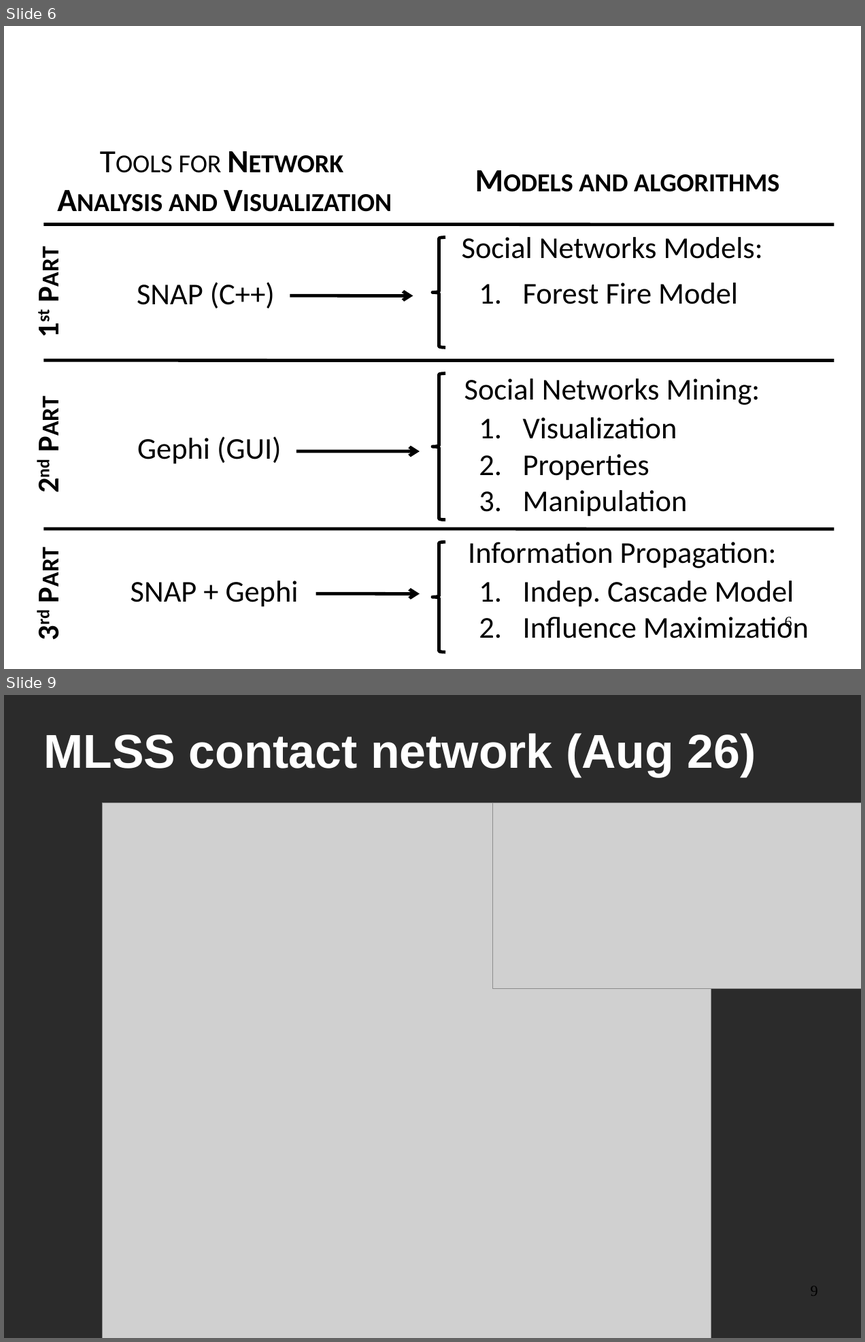
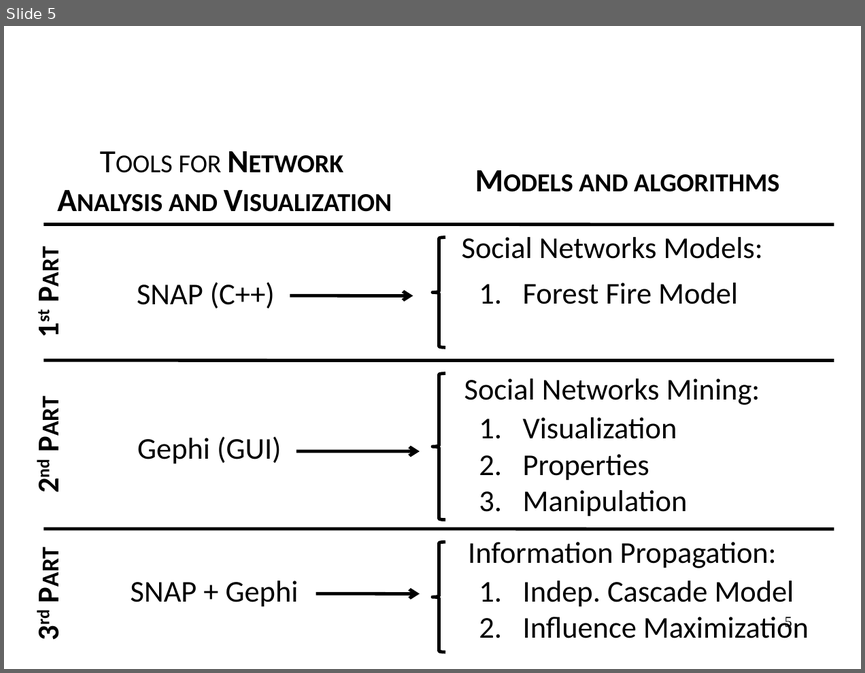
Before and after one commit to Networks-Learning/MLSS-2017, a slide deck: mlss-17-networks.pptx. Shown one above the other, each under a label of ours: slides 6 and 9 before the commit, slide 5 after it; the slides between them are not shown. The pictures are 865x1342 and 865x673 pixels, drawn with LibreOffice and Linux fonts; fonts in the diff are those of the drawing; grey boxes stand for pictures; background and template pictures are left out; a plain dark background stands for a picture behind light text. Boxes give left, top, right and bottom in pixels: in the first picture for what was removed or moved away, otherwise in the second. Text is boxed around its words. In the diff, an @@ line names an element or a change of style, - is before the commit and + after.

```diff
--- a/mlss-17-networks.pptx
+++ b/mlss-17-networks.pptx
@@ slide 9 removed at (4, 695, 861, 1338), background picture (left out) @@
@@ title removed at (44, 733, 755, 777) @@
-MLSS contact network (Aug 26)
@@ picture removed at (102, 802, 711, 1338) @@
@@ picture removed at (493, 802, 861, 988) @@
@@ page number removed at (810, 1286, 818, 1295) @@
-9
@@ what was slide 6 is now slide 5 @@
@@ page number at (785, 616, 792, 630): text changed @@
-6
+5
```
Also in this commit, not shown: 1 slide changed, 3 slides added, 5 other slides removed.
